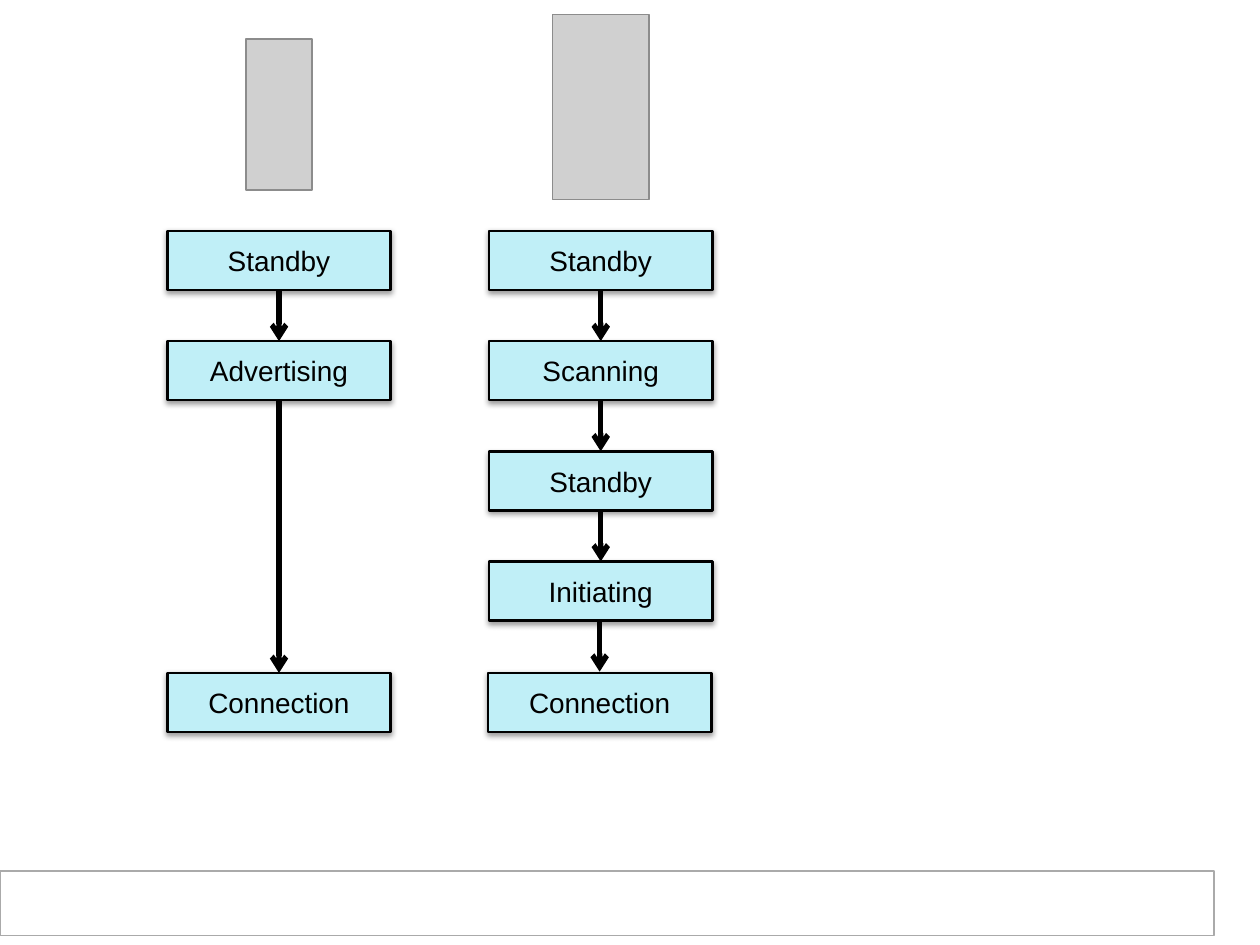
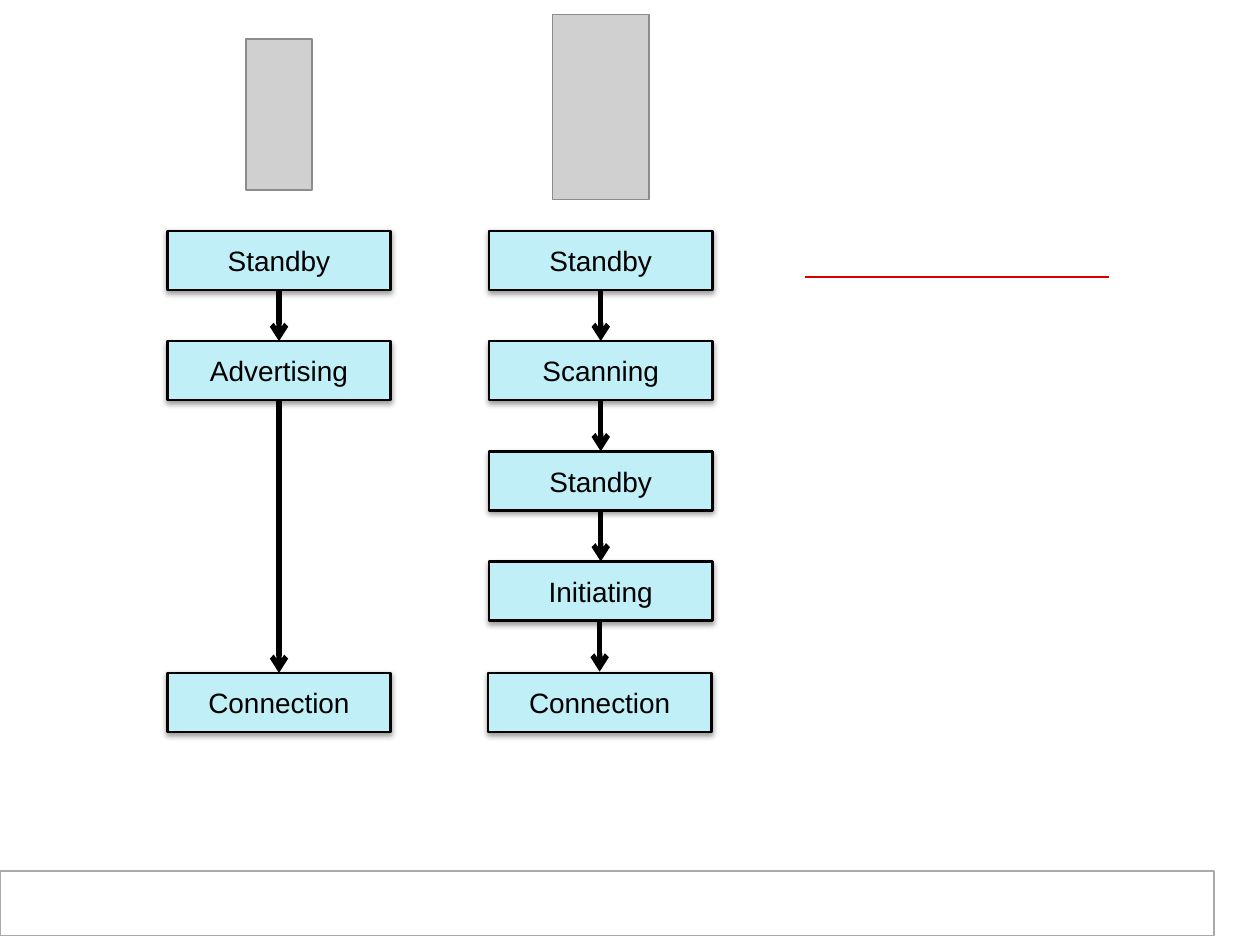
Before and after one commit to victor-zheng/BLE-Hand-Book, a slide deck: slide 9 of 低功耗蓝牙开发权威指南_Modify.pptx (slide 8 before the commit). Drawn at 1260x945 pixels with LibreOffice and Linux fonts; fonts in the diff are those of the drawing; grey boxes stand for pictures; background and template pictures are left out. Boxes give left, top, right and bottom in pixels: in the first picture for what was removed or moved away, otherwise in the second. Text is boxed around its words. In the diff, an @@ line names an element or a change of style, - is before the commit and + after.

```diff
--- a/低功耗蓝牙开发权威指南_Modify.pptx
+++ b/低功耗蓝牙开发权威指南_Modify.pptx
@@ line added from (805, 277) to (1109, 277), #D90000 0.75 pt @@
```
Also in this commit, not shown: 3 other slides changed, 1 slide added, 2 other files.
